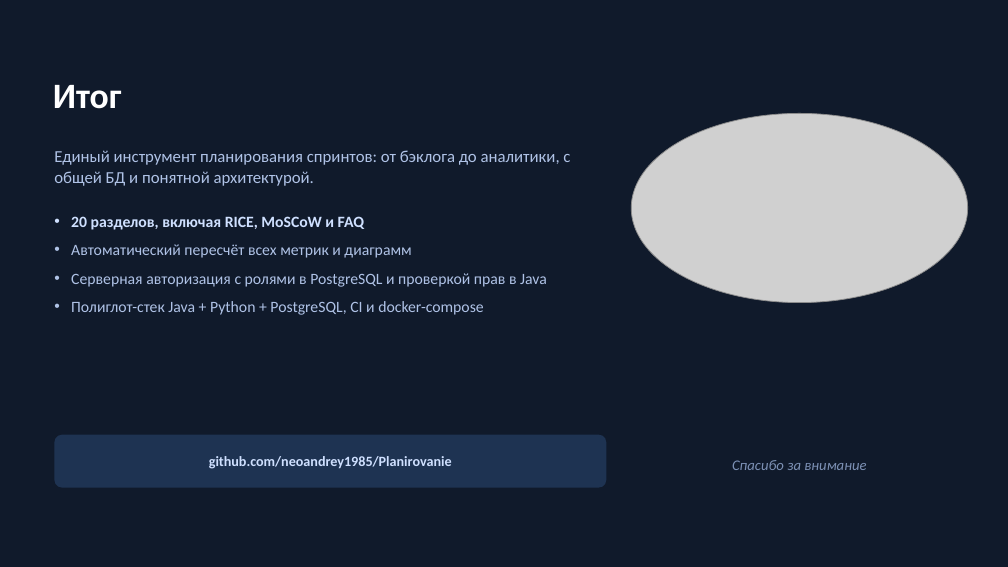
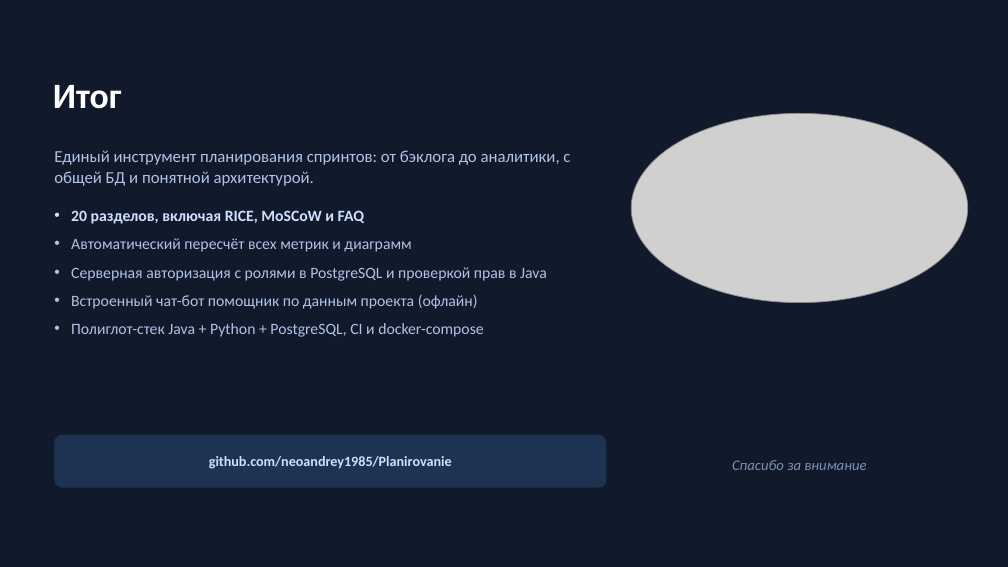
Before and after one commit to neoandrey1985/Planirovanie, a slide deck: slide 22 of Презентация_приложения.pptx (slide 21 before the commit). Drawn at 1008x567 pixels with LibreOffice and Linux fonts; fonts in the diff are those of the drawing; grey boxes stand for pictures. Boxes give left, top, right and bottom in pixels: in the first picture for what was removed or moved away, otherwise in the second. Text is boxed around its words. In the diff, an @@ line names an element or a change of style, - is before the commit and + after.

```diff
--- a/Презентация_приложения.pptx
+++ b/Презентация_приложения.pptx
@@ text at <box>71,295,478,309</box>: paragraph added @@
+• Встроенный чат-бот помощник по данным проекта (офлайн)
```
Also in this commit, not shown: 1 other slide changed, 1 slide added, 3 other files.
